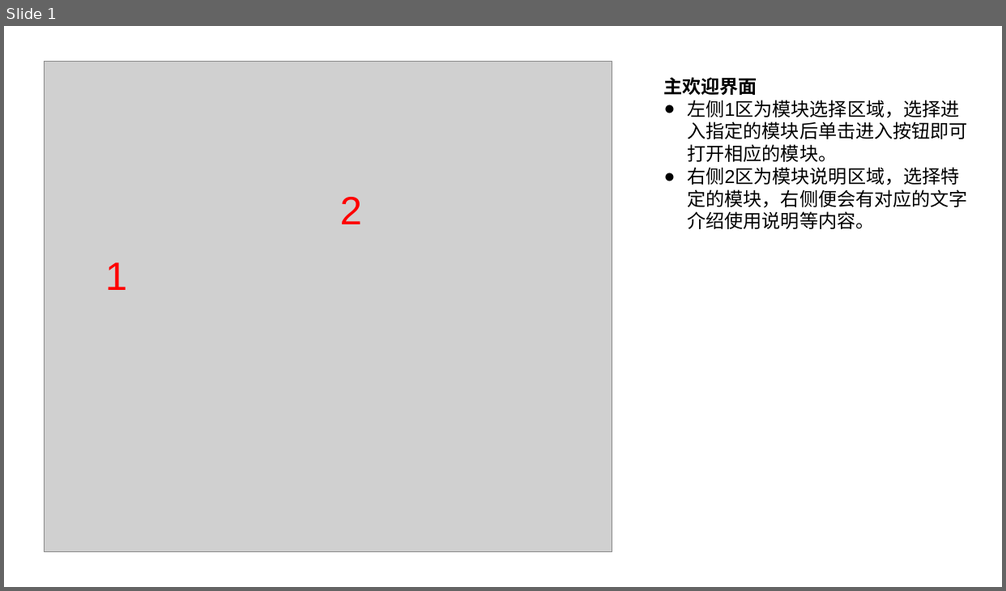
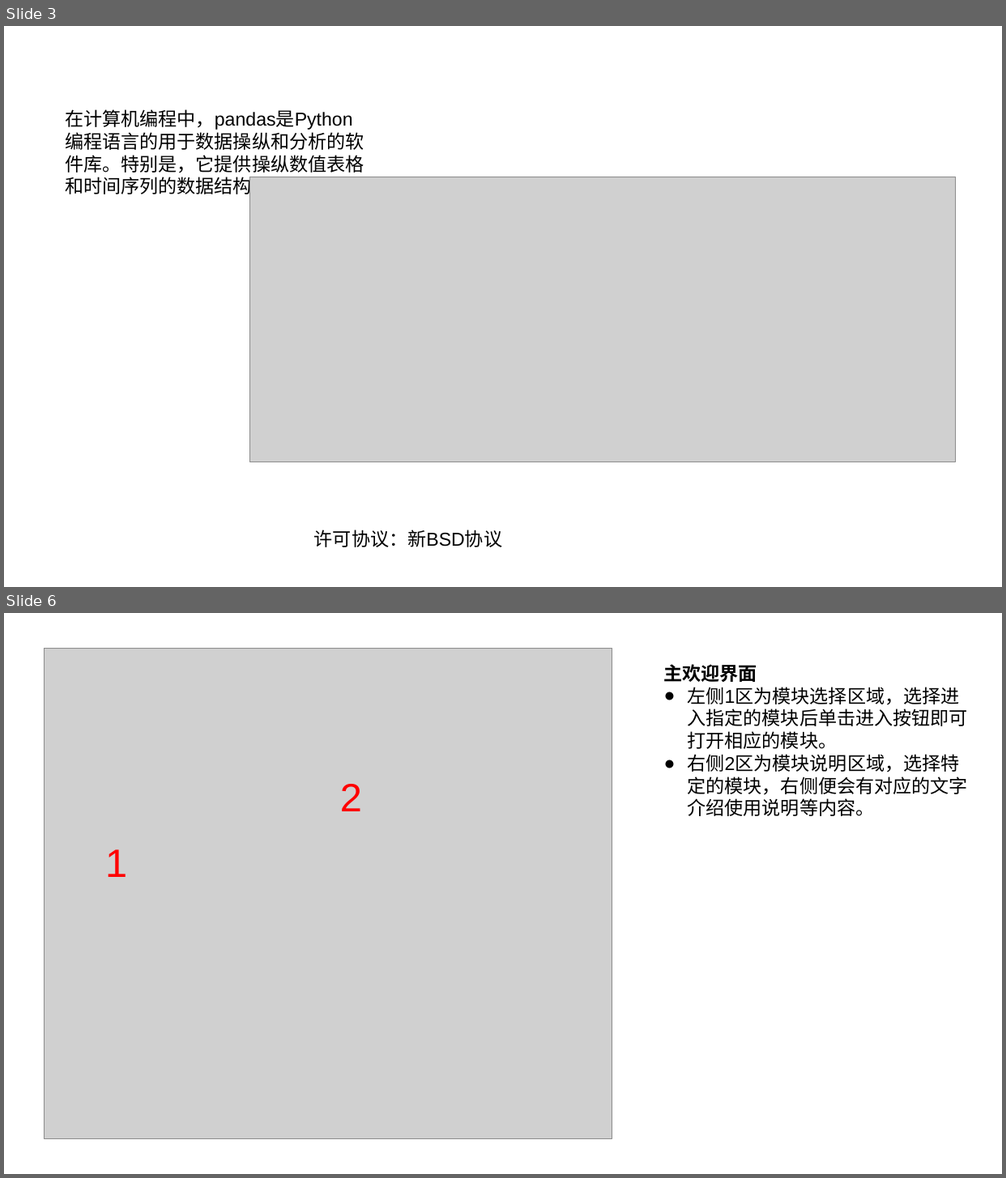
Before and after one commit to PENG-HuaXing/oscilloscope, a slide deck: Presentation1.pptx. Shown one above the other, each under a label of ours: slide 1 before the commit, slides 3 and 6 after it; the slides between them are not shown. The pictures are 1006x591 and 1006x1178 pixels, drawn with LibreOffice and Linux fonts; fonts in the diff are those of the drawing; grey boxes stand for pictures. Boxes give left, top, right and bottom in pixels: in the first picture for what was removed or moved away, otherwise in the second. Text is boxed around its words. In the diff, an @@ line names an element or a change of style, - is before the commit and + after.

```diff
--- a/Presentation1.pptx
+++ b/Presentation1.pptx
@@ slide 3 added at (4,26,1002,587), background #FFFFFF @@
@@ text added at (65,109,364,198), 18 pt, text #000000 @@
+在计算机编程中，pandas是Python编程语言的用于数据操纵和分析的软件库。特别是，它提供操纵数值表格和时间序列的数据结构和运算操作。
@@ picture added at (250,177,957,462) @@
@@ text added at (314,530,502,548), 18 pt, text #000000 @@
+许可协议：新BSD协议
@@ what was slide 1 is now slide 6 @@
```
Also in this commit, not shown: 4 other slides added, 1 other file.
